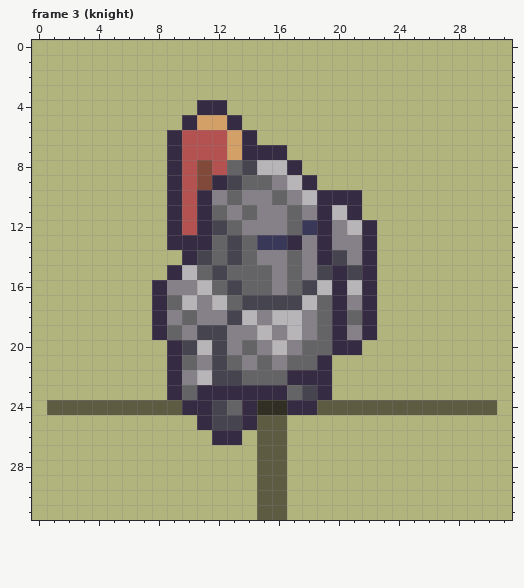
Two versions of one pixel-art file, layer2/rendering/assets/iso/units/units.aseprite. This is how it looked before the edit.
32x32 pixels, 4 frames. Shown: frame 3 (knight). The commit also changed other frames, which this record leaves out.
New version:
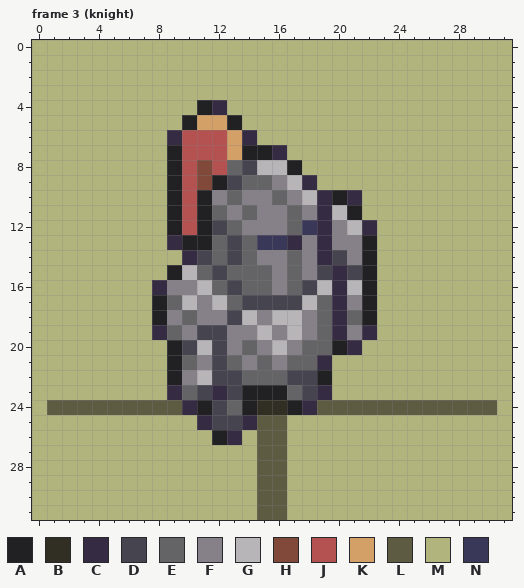
Palette (. is transparent): A #212123  B #312e24  C #352b42  D #45444f  E #646365  F #868188  G #b8b5b9  H #80493a  J #b45252  K #d3a068  L #5e5b43  M #b2b47e  N #3a3858
Edits made:
Frame 3 (knight), layer "sprite":
y 4: x 11 C -> A
y 5: x 10 C -> A; x 13 C -> A
y 7: x 9 C -> A; x 14..15 CC -> AA
y 8: x 9 C -> A; x 17 C -> A
y 9: x 9 C -> A; x 12 C -> A
y 10: x 9 C -> A; x 11 C -> A; x 20 C -> A
y 11: x 9 C -> A; x 11 C -> A; x 21 C -> A
y 12: x 9 C -> A; x 11 C -> A
y 13: x 10..11 CC -> AA; x 22 C -> A
y 14: x 22 C -> A
y 15: x 9 C -> A; x 22 C -> A
y 16: x 22 C -> A
y 17..18: x 8 C -> A; x 22 C -> A
y 20: x 9 C -> A; x 20 C -> A
y 21: x 9 C -> A
y 22: x 9 C -> A; x 17..19 CCC -> DDA
y 23: x 11 C -> D; x 13..16 CCCC -> DAAA
y 24: x 11 C -> A; x 14 C -> A; x 17 C -> A
y 26: x 12 C -> A
Changed places in both pictures, as pixel boxes (x1, y1, x2, y2):
changed: (152, 100, 377, 445)
